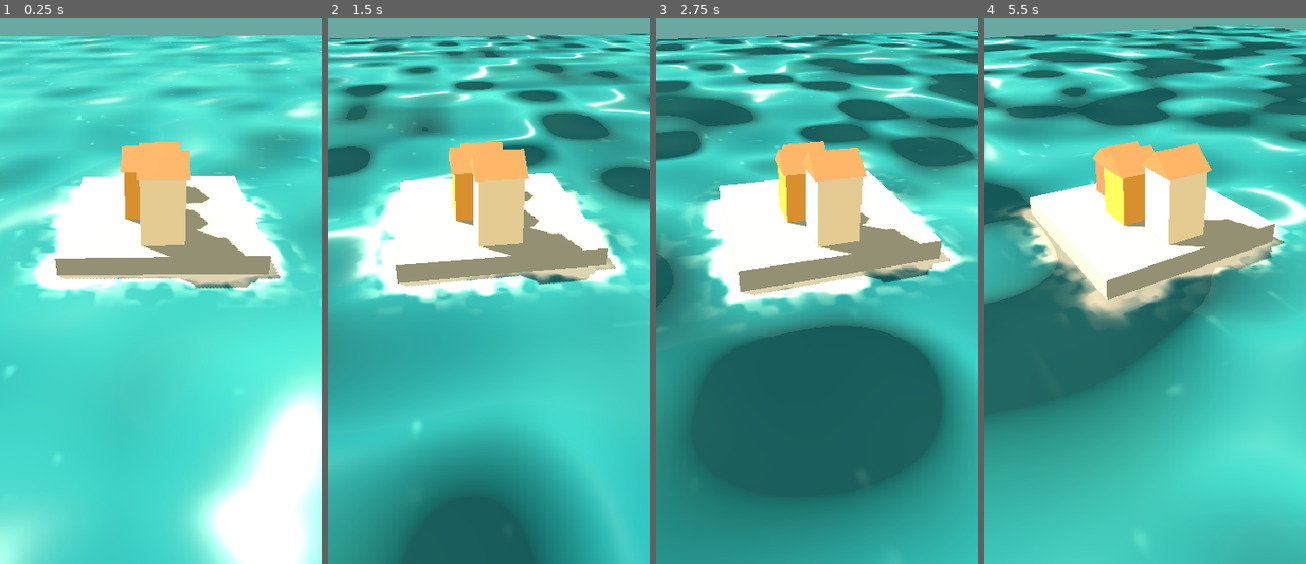
Above: before the commit, frames 1-4 (left to right).
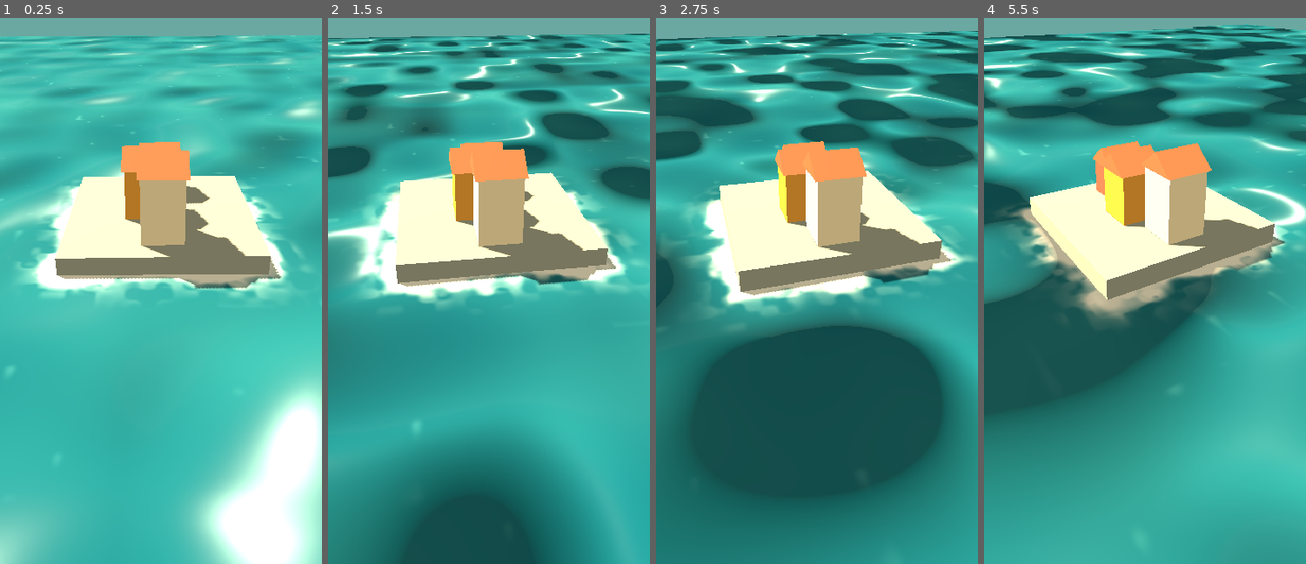
Above: after the commit, the same moments.

Repository: aeiouvcode/tidemill
Game: Godot game, scene res://main.tscn
The game is run twice, just before and just after one commit, with the same random seed, the same clock (stepped at 60 frames per second) and the same inputs.
Inputs:
- Up to frame 1 (0.25 s): no input
- Up to frame 2 (1.5 s): no input
- Up to frame 3 (2.75 s): no input
- Up to frame 4 (5.5 s): no input

The runs differ from the first frame. In frame 1, 91% of the frame differs, in the area x 0-100%, y 3-100%; in frame 2, 76%; in frame 3, 48%; in frame 4, 72%.

Commit message:
Water-first: SDF foam shader + exposure pass

Diff:
--- a/godot/main.gd
+++ b/godot/main.gd
@@ -13,13 +13,13 @@
 	e.background_color = Color(0.42, 0.66, 0.63)
 	e.ambient_light_source = Environment.AMBIENT_SOURCE_COLOR
 	e.ambient_light_color = Color(1.0, 0.95, 0.85)
-	e.ambient_light_energy = 0.85
+	e.ambient_light_energy = 0.55
 	env.environment = e
 	add_child(env)
 
 	var sun := DirectionalLight3D.new()
 	sun.light_color = Color(1.0, 0.91, 0.75)
-	sun.light_energy = 1.9
+	sun.light_energy = 1.5
 	sun.shadow_enabled = true
 	sun.rotation_degrees = Vector3(-52, -38, 0)
 	add_child(sun)
